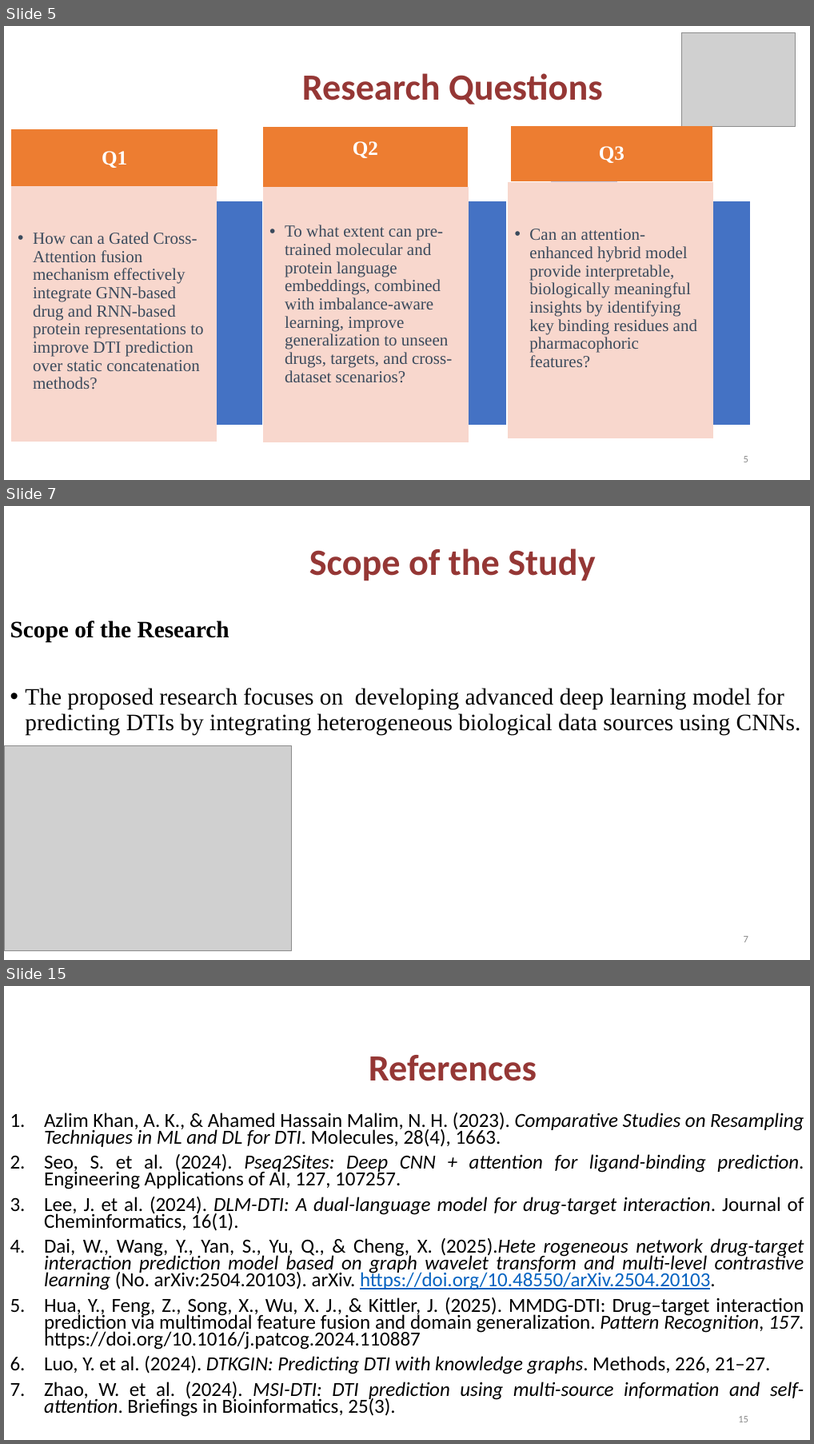
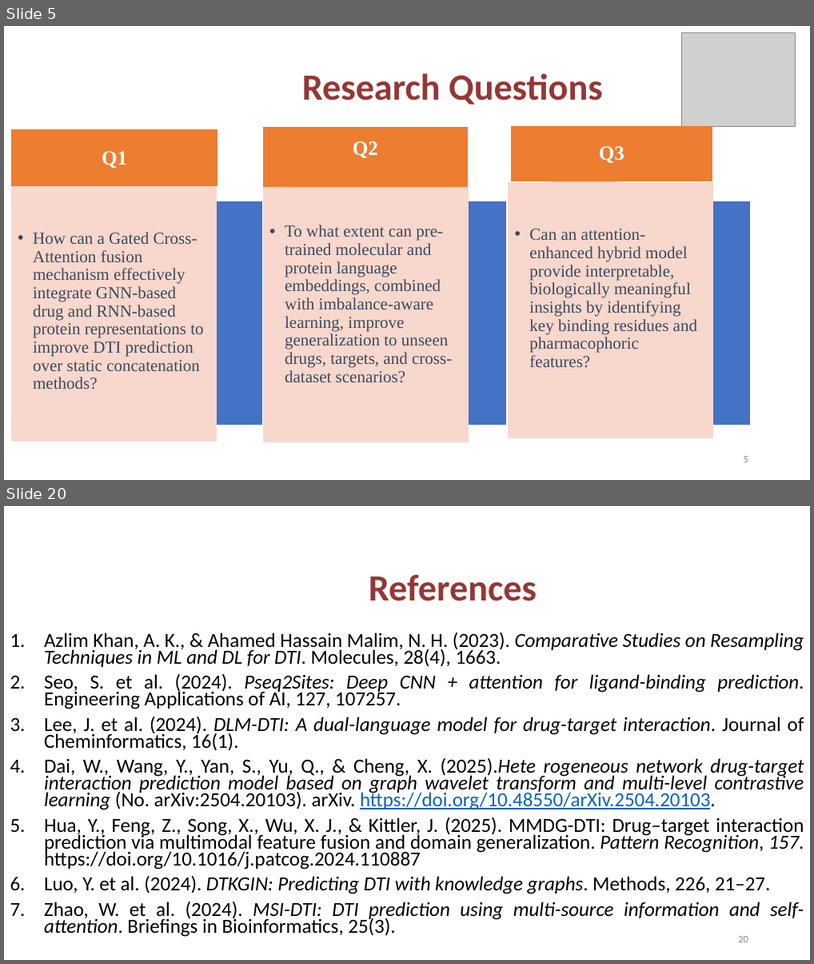
Before and after one commit to jamcy98/Modeling-DTI, a slide deck: Draft_Proposal_Slides.pptx. Shown one above the other, each under a label of ours: slides 5, 7 and 15 before the commit, slides 5 and 20 after it; the slides between them are not shown. The pictures are 814x1444 and 814x964 pixels, drawn with LibreOffice and Linux fonts; fonts in the diff are those of the drawing; grey boxes stand for pictures; background and template pictures are left out. Boxes give left, top, right and bottom in pixels: in the first picture for what was removed or moved away, otherwise in the second. Text is boxed around its words. In the diff, an @@ line names an element or a change of style, - is before the commit and + after.

```diff
--- a/Draft_Proposal_Slides.pptx
+++ b/Draft_Proposal_Slides.pptx
@@ slide 7 removed at (4,506,810,960), background picture (left out) @@
@@ text removed at (310,548,595,581) @@
-Scope of the Study
@@ text removed at (10,620,802,735) @@
-Scope of the Research
-• The proposed research focuses on developing advanced deep learning model for predicting DTIs by integrating heterogeneous biological data sources using CNNs.
@@ picture removed at (4,745,291,951) @@
@@ page number removed at (744,936,749,942) @@
-7
@@ what was slide 15 is now slide 20 @@
@@ page number at (738,936,749,942): text changed @@
-15
+20
```
Also in this commit, not shown: 7 slides changed, 8 slides added, 2 other slides removed, 52 other files.
